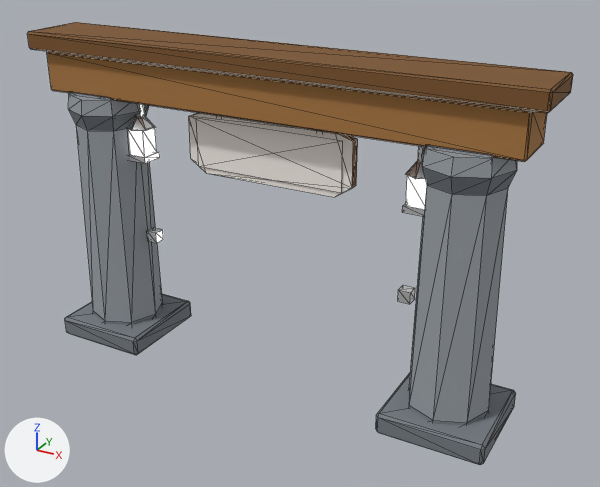
A saved change to the glTF model public/models/tier_gate.glb.
The view is the same before and after, from a 50 mm camera at (3.94, -6.57, 4.81) aimed at (0.3, 0.06, 1.5). Every picture has the same lights, and +X, +Y and +Z are marked at lower left. The picture after the commit comes second. Mesh edges are drawn as thin lines. Vertices at exactly the same position are counted once.

The first picture shows 'TierGate'.
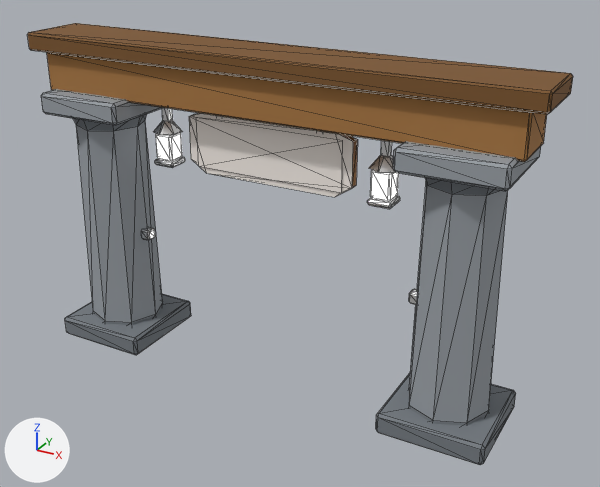
Where the newer file only moved an object's origin or applied its transform, the numbers keep the older frame.

Where the change shows, as pixel boxes (x1, y1, x2, y2) in the pictures (600 x 487 px; the box of a moved part takes in the faces that stretch with it):
'TierGate', reshaped: before (27, 22, 573, 465); after (27, 23, 573, 465)
part 1 of me_tiergate, added: after (41, 89, 162, 125)
part 2 of me_tiergate, added: after (393, 141, 541, 191)
part 3 of me_tiergate, moved or reshaped: before (27, 22, 573, 113); after (27, 23, 573, 114)
part 4 of me_tiergate, added: after (142, 227, 155, 240)
part 5 of me_tiergate, added: after (409, 289, 417, 305)
part 6 of me_tiergate, moved or reshaped: before (136, 103, 145, 118); after (162, 107, 172, 121)
part 7 of me_tiergate, moved or reshaped: before (128, 116, 155, 131); after (154, 120, 183, 135)
part 8 of me_tiergate, added: after (155, 157, 185, 168)
part 9 of me_tiergate, moved or reshaped (mostly hidden before): before (418, 146, 423, 162); after (381, 140, 392, 157)
part 10 of me_tiergate, moved or reshaped: before (406, 161, 425, 179); after (369, 155, 396, 173)
part 11 of me_tiergate, added: after (367, 195, 400, 209)
part 12 of me_tiergate, added: after (156, 133, 182, 161)
part 13 of me_tiergate, added: after (370, 170, 399, 202)
part 14 of me_tiergate, deleted: before (69, 91, 493, 304)

Patch to the scene script:
```diff
--- a/public/models/tier_gate.glb.py
+++ b/public/models/tier_gate.glb.py
@@ me_tiergate @@
 # used by ob_tiergate; location = (0.0, 0.0, 0.0)
-me_tiergate.from_pydata(...)  # 316 vertices, 542 faces; spans x -2.65..2.65, y -0.52..0.52, z 0.0..3.39
+me_tiergate.from_pydata(...)  # 444 vertices, 798 faces; spans x -2.65..2.65, y -0.53..0.53, z 0.0..3.38
+# me_tiergate part 1: the loose piece of 24 vertices spanning x -2.47..-1.43, y -0.52..0.52, z 0.0..0.22 is copied, and the copy is scaled about its middle by (0.931, 0.931, 0.999), then moved by (0.0, 0.0, 2.59); it spans x -2.44..-1.46, y -0.49..0.49, z 2.59..2.81
+# me_tiergate part 2: the loose piece of 24 vertices spanning x 1.42..2.48, y -0.52..0.52, z 0.0..0.22 is copied, and the copy is scaled about its middle by (0.931, 0.931, 0.999), then moved by (0.0, 0.0, 2.59); it spans x 1.46..2.44, y -0.49..0.49, z 2.59..2.81
+# me_tiergate part 3: the loose piece of 24 vertices spanning x -2.65..2.65, y -0.36..0.36, z 3.21..3.39 is moved by (0.0, 0.0, -0.01)
+# me_tiergate part 4: the loose piece of 24 vertices spanning x -2.47..-1.43, y -0.52..0.52, z 0.0..0.22 is copied, and the copy is scaled about its middle by (0.0928, 0.0929, 0.522), then moved by (0.38, 0.0, 1.14), in mat_ftn_metal; it spans x -1.63..-1.51, y -0.06..0.06, z 1.19..1.31
+# me_tiergate part 5: the loose piece of 24 vertices spanning x -2.47..-1.43, y -0.52..0.52, z 0.0..0.22 is copied, and the copy is scaled about its middle by (0.0928, 0.0929, 0.522), then moved by (3.52, 0.0, 1.14), in mat_ftn_metal; it spans x 1.51..1.63, y -0.06..0.06, z 1.19..1.31
+# me_tiergate part 6: the loose piece of 8 vertices spanning x -1.58..-1.51, y -0.04..0.04, z 2.56..2.8 is moved by (0.35, 0.0, 0.0)
+# me_tiergate part 7: the loose piece of 12 vertices spanning x -1.68..-1.42, y -0.15..0.15, z 2.45..2.57 is moved by (0.35, 0.0, 0.0)
+# me_tiergate part 8: the loose piece of 24 vertices spanning x -2.47..-1.43, y -0.52..0.52, z 0.0..0.22 is copied, and the copy is scaled about its middle by (0.212, 0.212, 0.197), then moved by (0.75, 0.0, 2.03), in mat_ftn_metal; it spans x -1.32..-1.08, y -0.12..0.12, z 2.11..2.17
+# me_tiergate part 9: the loose piece of 8 vertices spanning x 1.51..1.59, y -0.04..0.04, z 2.56..2.8 is moved by (-0.35, 0.0, 0.0)
+# me_tiergate part 10: the loose piece of 12 vertices spanning x 1.42..1.68, y -0.15..0.15, z 2.45..2.57 is moved by (-0.35, 0.0, 0.0)
+# me_tiergate part 11: the loose piece of 24 vertices spanning x 1.42..2.48, y -0.52..0.52, z 0.0..0.22 is copied, and the copy is scaled about its middle by (0.212, 0.212, 0.197), then moved by (-0.75, 0.0, 2.03), in mat_ftn_metal; it spans x 1.08..1.32, y -0.12..0.12, z 2.11..2.17
+# me_tiergate part 12: a new loose piece of 24 vertices spanning x -1.3..-1.1, y -0.1..0.1, z 2.17..2.45, in mat_ftn_emit
+# me_tiergate part 13: a new loose piece of 24 vertices spanning x 1.1..1.3, y -0.1..0.1, z 2.17..2.45, in mat_ftn_emit
+# me_tiergate part 14: 8 loose pieces with 64 vertices, spanning x -2.23..2.23, y -0.28..0.28, z 1.19..2.81, are deleted
 me_tiergate.materials.append(mat_ftn_prop)
```
